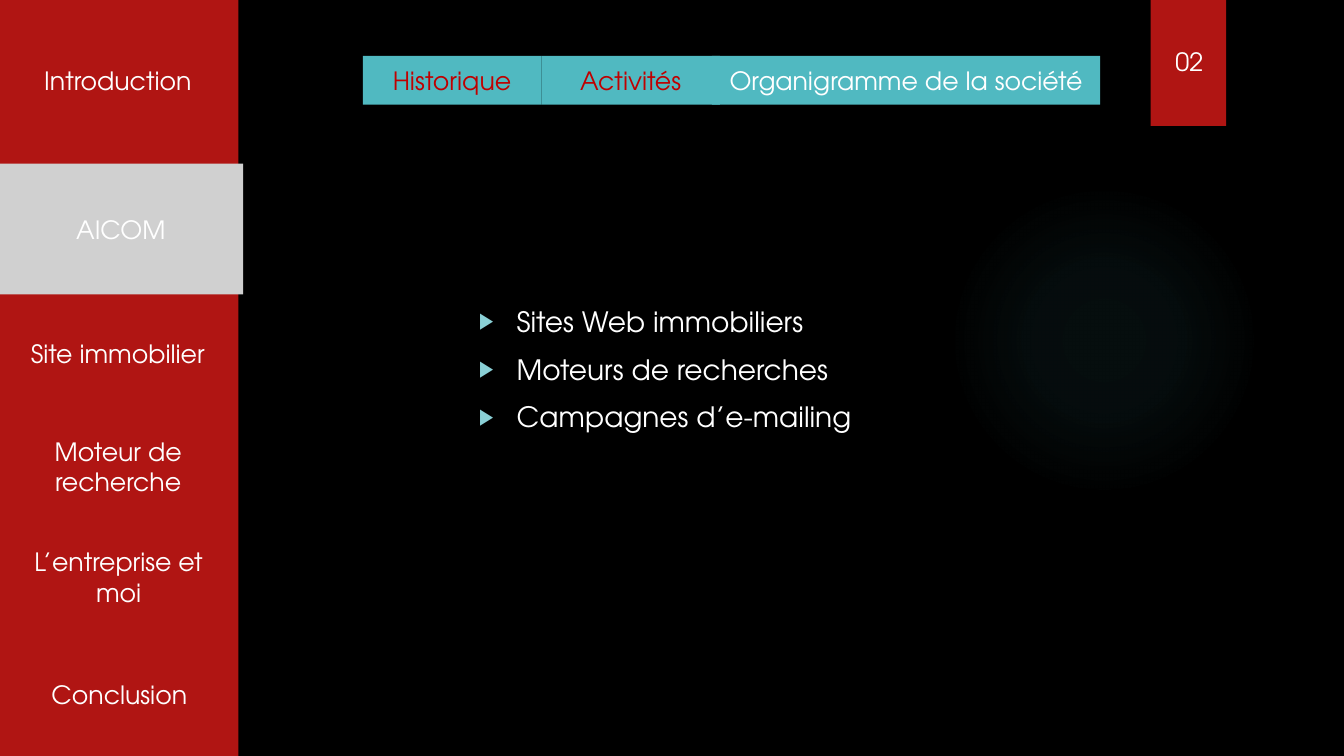
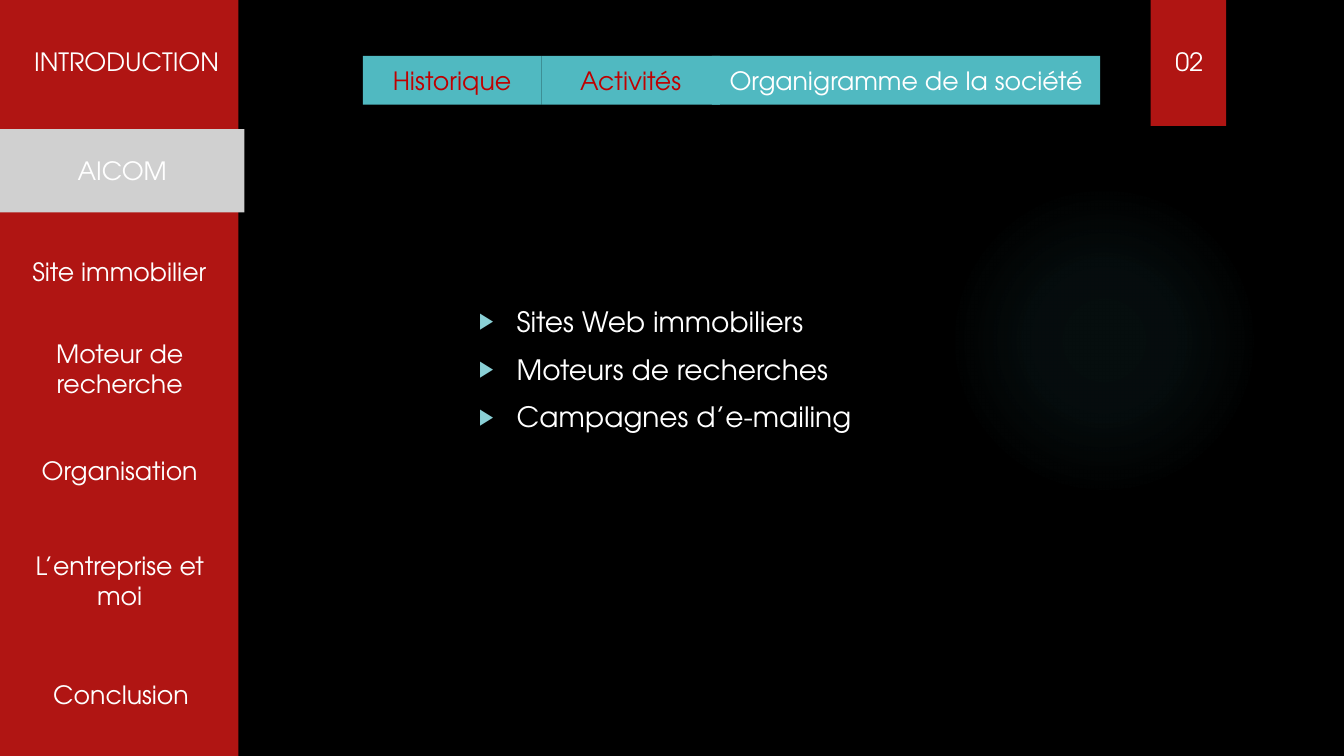
Before and after one commit to tochyvn/ma_banque_document, a slide deck: slide 4 of Aviaco france.pptx. Drawn at 1344x756 pixels with LibreOffice and Linux fonts; fonts in the diff are those of the drawing; grey boxes stand for pictures; background and template pictures are left out. Boxes give left, top, right and bottom in pixels: in the first picture for what was removed or moved away, otherwise in the second. Text is boxed around its words. In the diff, an @@ line names an element or a change of style, - is before the commit and + after.

```diff
--- a/Aviaco france.pptx
+++ b/Aviaco france.pptx
@@ text at (x1=34, y1=52, x2=219, y2=72): text changed @@
-Introduction
+INTRODUCTION
@@ picture "AICOM" resized from (x1=0, y1=163, x2=244, y2=294) to (x1=0, y1=129, x2=245, y2=213) @@
@@ text "Site immobilier" moved from (x1=31, y1=344, x2=205, y2=364) to (x1=32, y1=262, x2=206, y2=282) @@
@@ text "Moteur de recherche" moved from (x1=55, y1=442, x2=182, y2=492) to (x1=56, y1=344, x2=184, y2=394) @@
@@ text added at (x1=42, y1=461, x2=198, y2=486), 18 pt, text #FFFFFF @@
+Organisation
@@ text "L’entreprise et moi" moved from (x1=34, y1=552, x2=202, y2=603) to (x1=36, y1=556, x2=204, y2=606) @@
```
Also in this commit, not shown: 9 other slides changed.
